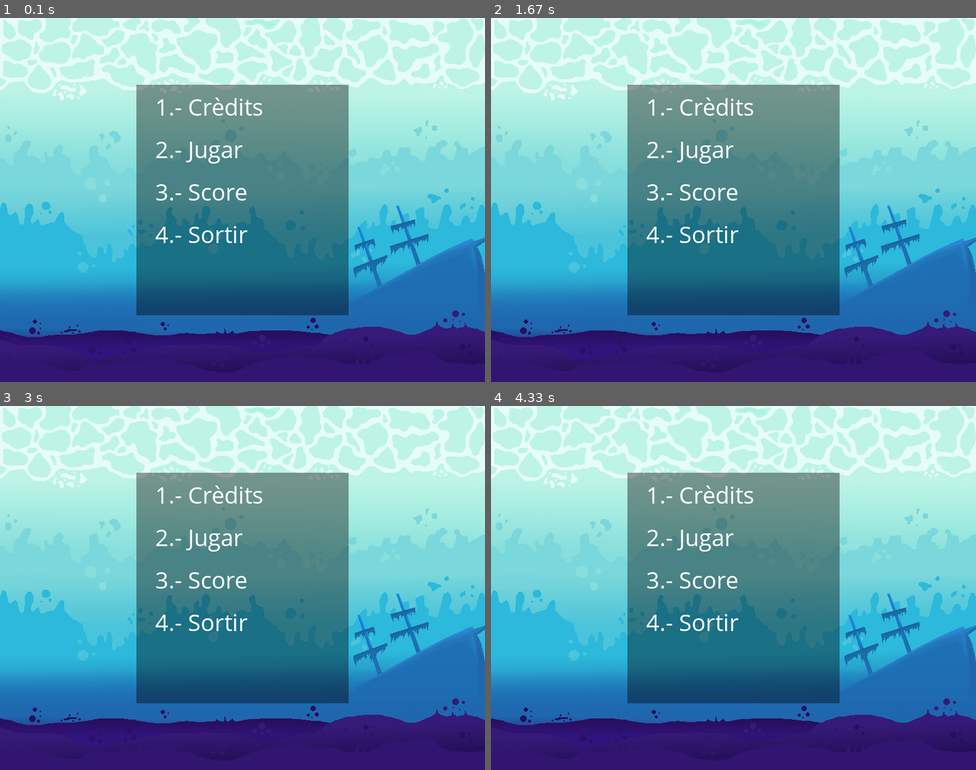
Above: before the commit, frames 1-4 (two rows, left to right).
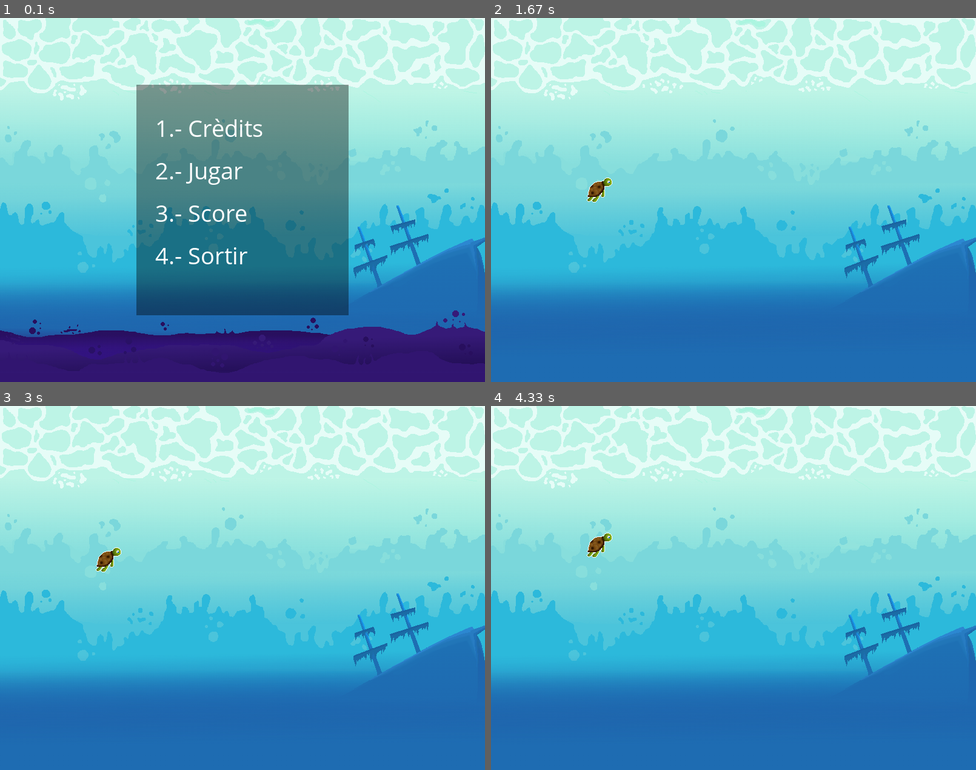
Above: after the commit, the same moments.

Repository: abrsc/M14IntroduccioPython
Game: pygame game, started from Pygame/Projecte Flappy Bird/flappyturtle.py
Same seed, same stepped clock (60 frames per second), same inputs: the game is played once before the commit and once after it.
Inputs:
- Up to frame 1 (0.1 s): no input
- Up to frame 2 (1.67 s): tap 2 at 0.33 s; tap Space at 0.67, 1.07, 1.37, 1.57 s
- Up to frame 3 (3 s): tap Space at 1.9, 2.2, 2.4, 2.7, 2.97 s
- Up to frame 4 (4.33 s): tap Space at 3.3, 3.6, 3.73, 4.13 s

The runs differ from the first frame. In frame 1, 2.0% of the frame differs, in the area x 32-55%, y 21-68%; in frame 2, 42%, in the area x 0-100%, y 18-100%; in frame 3, 42%; in frame 4, 42%.

Commit message:
añadir més codigo

Diff:
--- a/Pygame/Projecte Flappy Bird/flappyturtle.py
+++ b/Pygame/Projecte Flappy Bird/flappyturtle.py
@@ -10,7 +10,7 @@
 running = True
 partida = False
 
-#La tortuga que nos da pena
+#Carregar la tortuga que nos da pena
 imatge_tortuga = pygame.image.load('assets/tortuga.png')
 temps_pause = 0
 
@@ -23,27 +23,92 @@
 clock = pygame.time.Clock()
 fps = 60
 
+#Definició per imprimir imatge de fons:
+def imprimir_pantalla_fons(image):
+    background = pygame.image.load(image).convert()
+    pantalla.blit(background, (0, 0))
+
 #Definició per imprimir text facilment.
 def TextPantalla(pantalla, font, tamany, text, color, posicio):
     font = pygame.font.SysFont(font,tamany)
     img = font.render(text, True, color)
     pantalla.blit(img, posicio)
 
+#Definició per imprimir un rectangle transparent facilment.
+def recttransparent(color, posicio):
+    seccio_transparent = pygame.Surface((800,600),pygame.SRCALPHA)
+    pygame.draw.rect(seccio_transparent,color,posicio)
+    pantalla.blit(seccio_transparent, (0, 0))
+
+#Definició que imprima els credits del joc a la pantalla.
+def credits():
+    animaciocreditacabat = False
+    credits = True
+    while credits == True:
+        if animaciocreditacabat == False:
+            for i in range(0,60):
+                time.sleep(0.02)
+                pantalla.blit(background, (0,0))
+                recttransparent((0,0,0,150),(175,0,450,600))
+                TextPantalla(pantalla,'Comic Sans MS',22, "Programa: Arno B., Kristopher G., Xavi Sancho", (WHITE), (20,i))
+                TextPantalla(pantalla,'Comic Sans MS',22, "Gràfics: Kristopher G.", (WHITE), (20,i+20))
+                TextPantalla(pantalla,'Comic Sans MS',22, "Música: -", (WHITE), (20,i+38))
+                TextPantalla(pantalla,'Comic Sans MS',22, "Efectes de so: -", (WHITE), (20,i+56))
+                pygame.display.update()
+            TextPantalla(pantalla,'Comic Sans MS',17, "Premeu la barra espaiadora per continuar..", (WHITE), (40,180))
+            animaciocreditacabat = True
+        for event in pygame.event.get():
+                if event.type == pygame.QUIT:
+                    pygame.quit()
+                if event.type == KEYDOWN:
+                    if event.key == K_SPACE and animaciocreditacabat == True:
+                        credits = False
+                        menuprincipal()
+        pygame.display.update()
+
 #Imprimir el menu de inici de joc.
 def menuprincipal():
     pantalla.blit(background, (0,0))
-    seccio_transparent = pygame.Surface((800,600),pygame.SRCALPHA)
-    pygame.draw.rect(seccio_transparent,(0,0,0,100),(225,110,350,380))
-    pantalla.blit(seccio_transparent, (0, 0))
-    TextPantalla(pantalla, 'Comic Sans MS', 40, "1.- Crèdits", WHITE, (256.25,120))
-    TextPantalla(pantalla, 'Comic Sans MS', 40, "2.- Jugar", WHITE,(256.25,190))
-    TextPantalla(pantalla, 'Comic Sans MS', 40, "3.- Score", WHITE,(256.25,260))
-    TextPantalla(pantalla, 'Comic Sans MS', 40, "4.- Sortir", WHITE, (256.25,330))
+    recttransparent((0,0,0,100),(225,110,350,380))
+    TextPantalla(pantalla, 'Comic Sans MS', 40, "1.- Crèdits", WHITE, (256.25,120+35))
+    TextPantalla(pantalla, 'Comic Sans MS', 40, "2.- Jugar", WHITE,(256.25,190+35))
+    TextPantalla(pantalla, 'Comic Sans MS', 40, "3.- Score", WHITE,(256.25,260+35))
+    TextPantalla(pantalla, 'Comic Sans MS', 40, "4.- Sortir", WHITE, (256.25,330+35))
     pygame.display.update()
 
 menuprincipal()
 while running:
 
-     for event in pygame.event.get():
+    for event in pygame.event.get():
         if event.type == pygame.QUIT:
             pygame.quit()
+        if event.type == KEYDOWN:
+            if event.key == K_1:
+                credits()
+            if event.key == K_2:
+                partida = True
+            if event.key == K_4:
+                running = False
+
+    if partida == True:
+        current_time = pygame.time.get_ticks()
+        BACKGROUND_IMAGE = 'assets/mar.png'
+        velocitat_tortuga = 6
+        player_rect = imatge_tortuga.get_rect(midbottom=(AMPLADA // 4.5, ALTURA - 270))
+
+        while True:
+            current_time = pygame.time.get_ticks()
+            for event in pygame.event.get():
+                if event.type == pygame.QUIT:
+                    pygame.quit()
+                if event.type == KEYDOWN:
+                    if event.key == K_SPACE:
+                        player_rect.y -= velocitat_tortuga
+
+            # Mantenir al jugador dins de la pantalla:
+            player_rect.clamp_ip(pantalla.get_rect())
+            imprimir_pantalla_fons(BACKGROUND_IMAGE)
+
+            pantalla.blit(imatge_tortuga, player_rect)
+            pygame.display.update()
+            clock.tick(fps)
